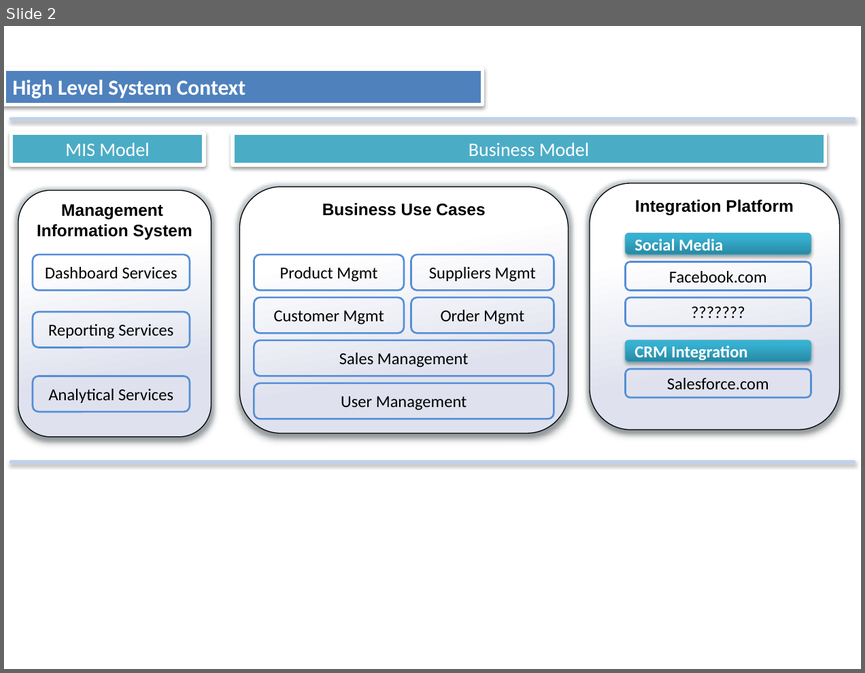
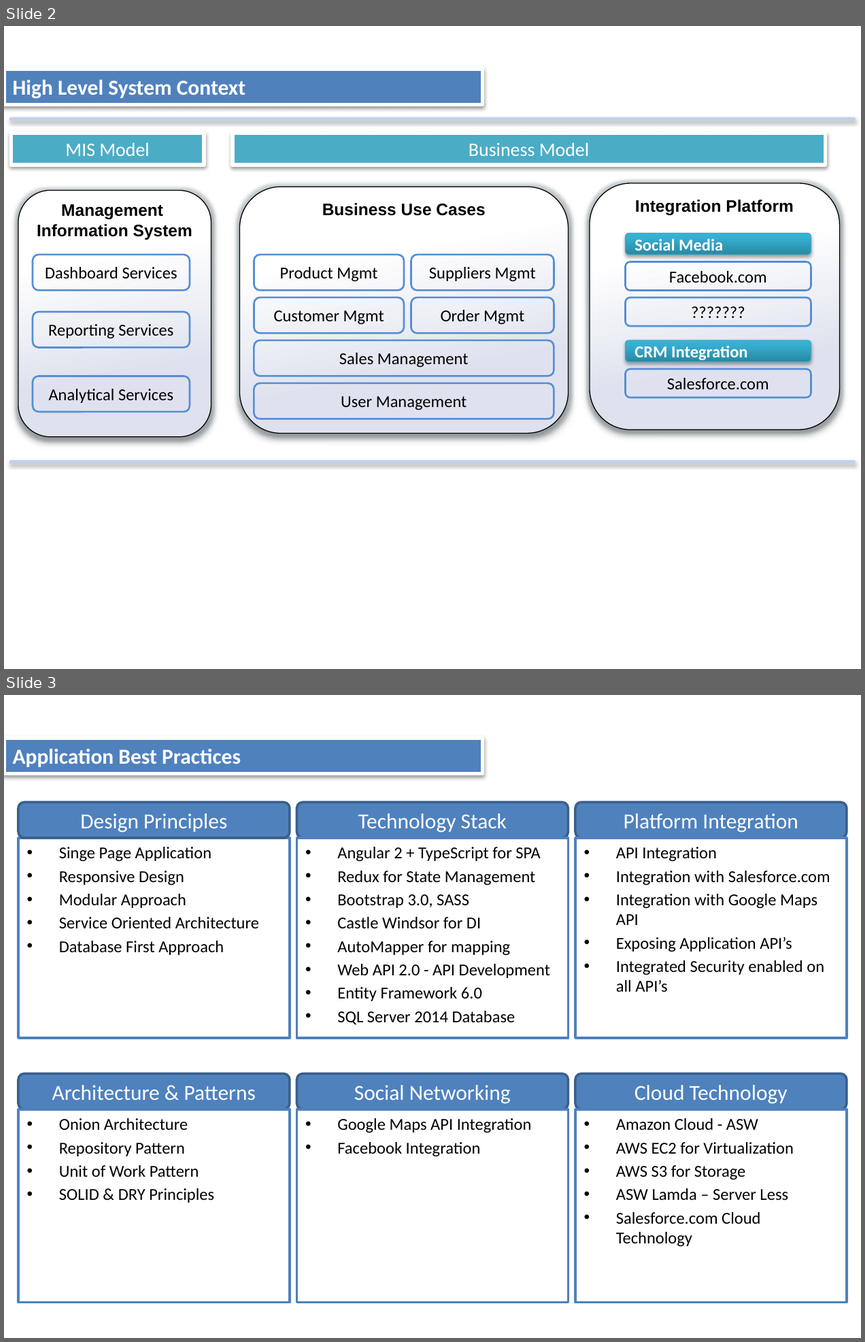
Before and after one commit to duvurih/Angular2Project, a slide deck: OrderManagement/MultiProjectSample/Content/images/System Context.pptx. Shown one above the other, each under a label of ours: slide 2 before the commit, slides 2 and 3 after it. The pictures are 865x673 and 865x1342 pixels, drawn with LibreOffice and Linux fonts; fonts in the diff are those of the drawing. Boxes give left, top, right and bottom in pixels: in the first picture for what was removed or moved away, otherwise in the second. Text is boxed around its words. In the diff, an @@ line names an element or a change of style, - is before the commit and + after.

Commit message:
1. Redux Included 2. Store, Actions 3. Location 4. Browser Sync - Added Gulp Task

```diff
--- a/OrderManagement/MultiProjectSample/Content/images/System Context.pptx
+++ b/OrderManagement/MultiProjectSample/Content/images/System Context.pptx
@@ slide 3 added at [4, 695, 861, 1338], background #FFFFFF @@
@@ title added at [4, 738, 482, 774], fill #4F81BD, outline #FFFFFF 3 pt, 18 pt, text #FFFFFF, bold @@
+Application Best Practices
@@ rounded rectangle added at [18, 802, 290, 838], fill #4F81BD, outline #3A5F8C 2 pt, 18 pt, text #FFFFFF @@
+Design Principles
@@ rounded rectangle added at [297, 802, 568, 838], fill #4F81BD, outline #3A5F8C 2 pt, 18 pt, text #FFFFFF @@
+Technology Stack
@@ rounded rectangle added at [575, 802, 847, 838], fill #4F81BD, outline #3A5F8C 2 pt, 18 pt, text #FFFFFF @@
+Platform Integration
@@ text added at [18, 838, 290, 1038], fill #FFFFFF, outline #4F81BD 2 pt, 14 pt, text #000000 @@
+• Singe Page Application
+• Responsive Design
+• Modular Approach
+• Service Oriented Architecture
+• Database First Approach
@@ rectangle added at [297, 838, 568, 1038], fill #FFFFFF, outline #4F81BD 2 pt, 14 pt, text #000000 @@
+• Angular 2 + TypeScript for SPA
+• Redux for State Management
+• Bootstrap 3.0, SASS
+• Castle Windsor for DI
+• AutoMapper for mapping
+• Web API 2.0 - API Development
+• Entity Framework 6.0
+• SQL Server 2014 Database
@@ rectangle added at [575, 838, 847, 1038], fill #FFFFFF, outline #4F81BD 2 pt, 14 pt, text #000000 @@
+• API Integration
+• Integration with Salesforce.com
+• Integration with Google Maps API
+• Exposing Application API’s
+• Integrated Security enabled on all API’s
@@ rounded rectangle added at [18, 1074, 290, 1110], fill #4F81BD, outline #3A5F8C 2 pt, 18 pt, text #FFFFFF @@
+Architecture & Patterns
@@ rounded rectangle added at [297, 1074, 568, 1110], fill #4F81BD, outline #3A5F8C 2 pt, 18 pt, text #FFFFFF @@
+Social Networking
@@ rounded rectangle added at [575, 1074, 847, 1110], fill #4F81BD, outline #3A5F8C 2 pt, 18 pt, text #FFFFFF @@
+Cloud Technology
@@ rectangle added at [18, 1109, 290, 1302], fill #FFFFFF, outline #4F81BD 2 pt, 14 pt, text #000000 @@
+• Onion Architecture
+• Repository Pattern
+• Unit of Work Pattern
+• SOLID & DRY Principles
@@ rectangle added at [297, 1109, 568, 1302], fill #FFFFFF, outline #4F81BD 2 pt, 14 pt, text #000000 @@
+• Google Maps API Integration
+• Facebook Integration
@@ rectangle added at [575, 1109, 847, 1302], fill #FFFFFF, outline #4F81BD 2 pt, 14 pt, text #000000 @@
+• Amazon Cloud - ASW
+• AWS EC2 for Virtualization
+• AWS S3 for Storage
+• ASW Lamda – Server Less
+• Salesforce.com Cloud Technology
```
Also in this commit, not shown: 24 other files.
